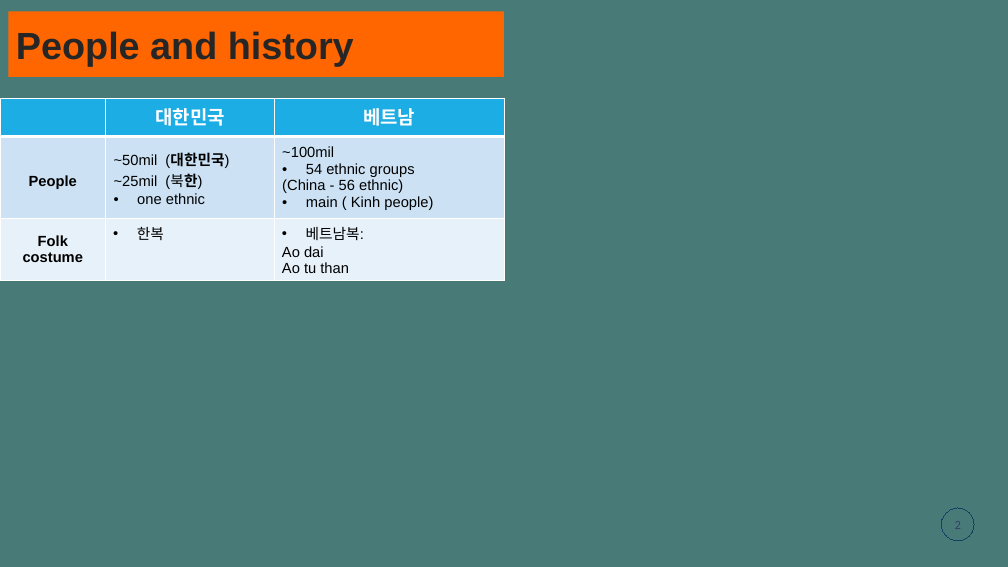
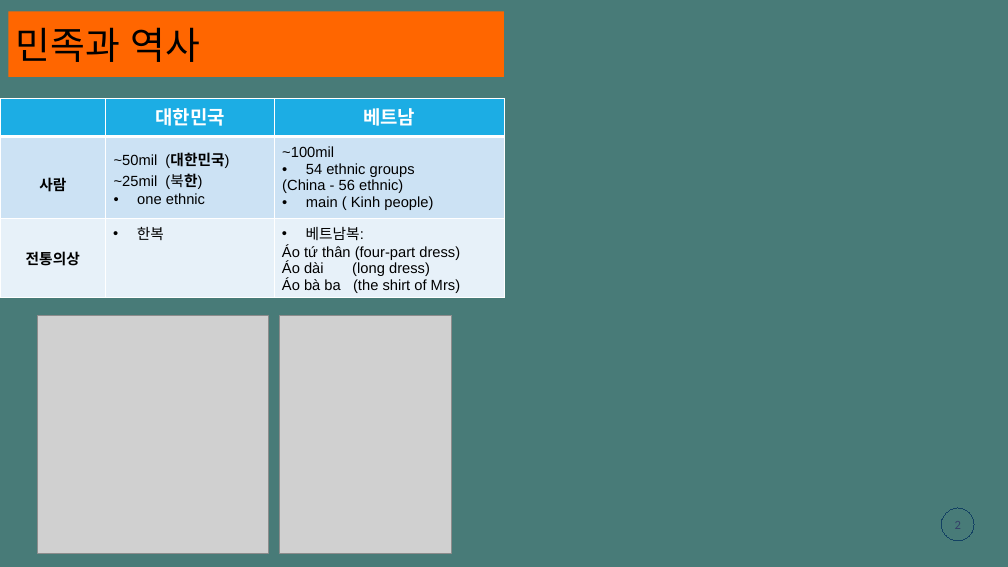
Before and after one commit to gemmanguen/Tetholidays, a slide deck: slide 2 of mducng_VN-KR.pptx. Drawn at 1008x567 pixels with LibreOffice and Linux fonts; fonts in the diff are those of the drawing; grey boxes stand for pictures. Boxes give left, top, right and bottom in pixels: in the first picture for what was removed or moved away, otherwise in the second. Text is boxed around its words. In the diff, an @@ line names an element or a change of style, - is before the commit and + after.

```diff
--- a/mducng_VN-KR.pptx
+++ b/mducng_VN-KR.pptx
@@ title at [16, 27, 201, 62]: text changed; font Arial to Noto Sans; text colour #262626 to #000000; bold off @@
-People and history
+민족과 역사
@@ table at [0, 98, 504, 301] @@
-row 2, column 1: People
+row 2, column 1: 사람
-row 3, column 1: Folk costume
+row 3, column 1: 전통의상
-row 3, column 3: 베트남복: / Ao dai / Ao tu than
+row 3, column 3: 베트남복: / Áo tứ thân (four-part dress) / Áo dài (long dress) / Áo bà ba (the shirt of Mrs)
@@ picture added at [38, 315, 268, 554] @@
@@ picture added at [279, 315, 451, 554] @@
```
Also in this commit, not shown: 7 other slides changed.
